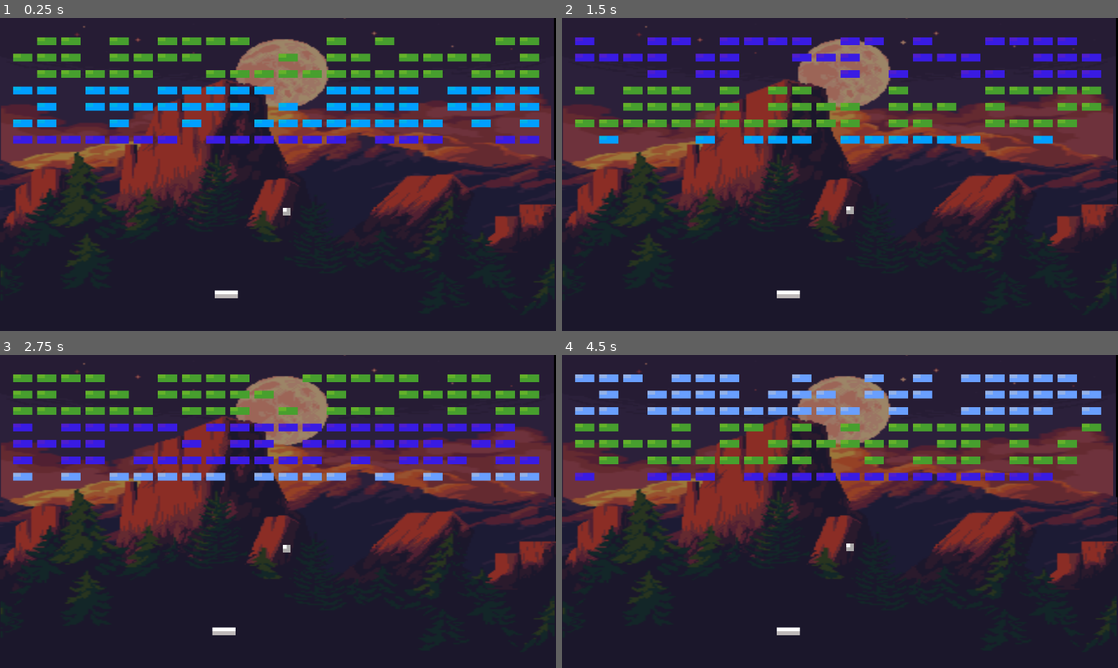
Above: before the commit, frames 1-4 (two rows, left to right).
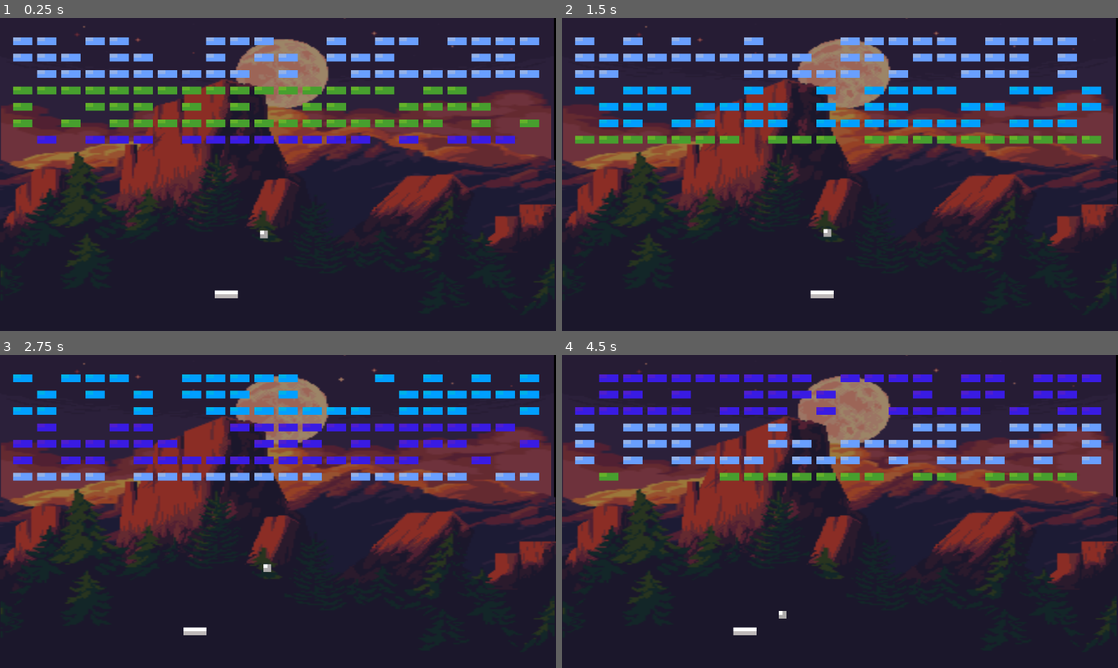
Above: after the commit, the same moments.

Repository: Juno-Joseph/Break-Out-Remake
Game: Godot game, scene res://Scenes/lvl.tscn
The game is run twice, just before and just after one commit, with the same random seed, the same clock (stepped at 60 frames per second) and the same inputs.
Inputs:
- Up to frame 1 (0.25 s): no input
- Up to frame 2 (1.5 s): hold Right (Move Right) from 0.53 s (still down)
- Up to frame 3 (2.75 s): release Right (Move Right) at 2.03 s; hold Left (Move Left) from 2.03 s (still down)
- Up to frame 4 (4.5 s): release Left (Move Left) at 4.28 s; hold Right (Move Right) from 4.28 s (still down)

The runs differ from the first frame. In frame 1, 12% of the frame differs, in the area x 2-97%, y 6-71%; in frame 2, 13%; in frame 3, 8.6%; in frame 4, 13%, in the area x 2-97%, y 6-90%.

Commit message:
game manager

Diff:
--- a/Scenes/block.tscn
+++ b/Scenes/block.tscn
@@ -6,7 +6,7 @@
 [sub_resource type="RectangleShape2D" id="RectangleShape2D_y741q"]
 size = Vector2(5, 1.49337)
 
-[node name="block" type="RigidBody2D"]
+[node name="block" type="RigidBody2D" groups=["Block"]]
 position = Vector2(32, 18)
 gravity_scale = 0.0
 script = ExtResource("1_7qy3a")
--- /dev/null
+++ b/Scenes/game_manager.tscn
@@ -0,0 +1,24 @@
+[gd_scene load_steps=2 format=3 uid="uid://bu2e8prgkshv8"]
+
+[ext_resource type="Script" path="res://Scripts/game_manager.gd" id="1_gp8ae"]
+
+[node name="GameManager" type="Node"]
+script = ExtResource("1_gp8ae")
+
+[node name="CanvasLayer" type="CanvasLayer" parent="."]
+
+[node name="ScoreLabel" type="Label" parent="CanvasLayer"]
+offset_left = 487.0
+offset_top = 485.0
+offset_right = 648.0
+offset_bottom = 527.0
+theme_override_font_sizes/font_size = 30
+text = "0"
+horizontal_alignment = 1
+
+[node name="LevelLabel" type="Label" parent="CanvasLayer"]
+offset_left = 1016.0
+offset_top = 605.0
+offset_right = 1152.0
+offset_bottom = 647.0
+theme_override_font_sizes/font_size = 30
--- a/Scenes/lvl.tscn
+++ b/Scenes/lvl.tscn
@@ -1,9 +1,10 @@
-[gd_scene load_steps=9 format=3 uid="uid://cprn8jw5qru1"]
+[gd_scene load_steps=10 format=3 uid="uid://cprn8jw5qru1"]
 
 [ext_resource type="Script" path="res://Scripts/lvl.gd" id="1_wbse3"]
 [ext_resource type="PackedScene" uid="uid://7b6kl2lhu6em" path="res://Scenes/mountains.tscn" id="2_4l2xx"]
 [ext_resource type="PackedScene" uid="uid://eycqb074b5wo" path="res://Scenes/paddle.tscn" id="3_uoayd"]
 [ext_resource type="PackedScene" uid="uid://bqpj0f8x8juik" path="res://Scenes/ball.tscn" id="4_ajbk5"]
+[ext_resource type="PackedScene" uid="uid://bu2e8prgkshv8" path="res://Scenes/game_manager.tscn" id="5_1mv2o"]
 
 [sub_resource type="RectangleShape2D" id="RectangleShape2D_guf38"]
 size = Vector2(8.00002, 651.5)
@@ -14,12 +15,15 @@
 [sub_resource type="RectangleShape2D" id="RectangleShape2D_atq6y"]
 size = Vector2(1166, 9)
 
-[sub_resource type="RectangleShape2D" id="RectangleShape2D_3aprs"]
-size = Vector2(1151, 20)
+[sub_resource type="RectangleShape2D" id="RectangleShape2D_30l0e"]
+size = Vector2(1152, 20)
 
 [node name="Level" type="Node2D"]
 position = Vector2(-3, -2)
 script = ExtResource("1_wbse3")
+
+[node name="GameManager" parent="." instance=ExtResource("5_1mv2o")]
+process_priority = 6
 
 [node name="Mountains" parent="." instance=ExtResource("2_4l2xx")]
 
@@ -54,7 +58,9 @@
 [node name="Deathzone" type="Area2D" parent="."]
 
 [node name="CollisionShape2D" type="CollisionShape2D" parent="Deathzone"]
-position = Vector2(573, 639)
-shape = SubResource("RectangleShape2D_3aprs")
+position = Vector2(581, 664)
+shape = SubResource("RectangleShape2D_30l0e")
 
+[connection signal="area_entered" from="Deathzone" to="ball" method="_on_deathzone_area_entered"]
+[connection signal="area_shape_entered" from="Deathzone" to="ball" method="_on_deathzone_area_shape_entered"]
 [connection signal="body_entered" from="Deathzone" to="ball" method="_on_deathzone_body_entered"]
--- a/Scripts/ball.gd
+++ b/Scripts/ball.gd
@@ -23,7 +23,6 @@
 		if(velocity.x == 0): #prevents ball from just boucing up and down continuously beacuse the horizontal velocity would be to slow to make a difference
 			velocity.x = -200 #if velocity x is to low we will shoot it right a bit
 
-
 func gameOver():
 	get_tree().reload_current_scene()
 
--- a/Scripts/block.gd
+++ b/Scripts/block.gd
@@ -12,8 +12,20 @@
 
 func hit():
 
+	GameManager.addPoints(1)
+
 	$Sprite2D.visible = false
 	$CollisionShape2D.disabled = true
 
-	await get_tree().create_timer(1).timeout
-	queue_free()
+	var bricksLeft = get_tree().get_nodes_in_group('Block')
+
+	#Last brick, we go to next level and reload the scene
+	if bricksLeft.size() == 1:
+		get_parent().get_node("Ball").is_actve = false
+		await  get_tree().create_timer(1).timeout
+		GameManager.level += 1
+		get_tree().reload_current_scene()
+		#Not Last brick
+	else:
+		await get_tree().create_timer(1).timeout
+		queue_free()
--- /dev/null
+++ b/Scripts/game_manager.gd
@@ -0,0 +1,18 @@
+extends Node
+
+var score = 0
+var level = 1
+
+# Called when the node enters the scene tree for the first time.
+func addPoints(points):
+	score += points
+
+func _process(delta: float) -> void:
+	#we pull score label here beacuse we want to keep track of score
+	#and turn it into a string so that we can update it
+	$CanvasLayer/ScoreLabel.text = str(score)
+	#same with level here
+	$CanvasLayer/LevelLabel.text = "Level: " + str(level)
+
+#Remeber for this type of UI stuff, add this scene to AutoLoad in GameManager so that when we reload
+#it doesnt dissapear
--- a/Scripts/lvl.gd
+++ b/Scripts/lvl.gd
@@ -11,7 +11,7 @@
 	setupLevel()
 
 # Called every frame. 'delta' is the elapsed time since the previous frame.
-func _process(delta: float) -> void:
+func _process(_delta: float) -> void:
 	pass
 
 func setupLevel():
--- a/project.godot
+++ b/project.godot
@@ -14,6 +14,10 @@
 run/main_scene="res://Scenes/lvl.tscn"
 config/features=PackedStringArray("4.2", "Forward Plus")
 config/icon="res://icon.svg"
+
+[autoload]
+
+GameManager="*res://Scenes/game_manager.tscn"
 
 [display]
 
